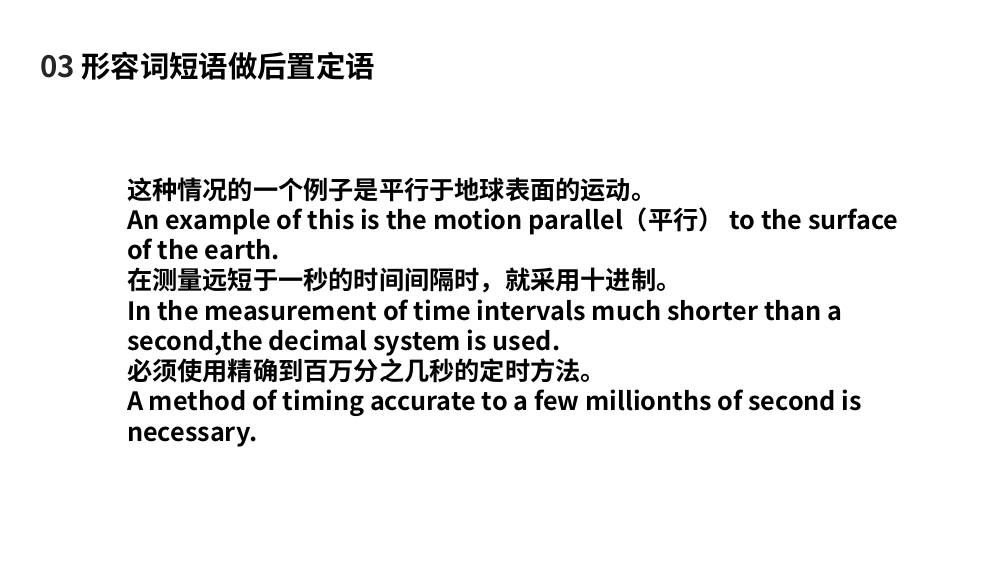
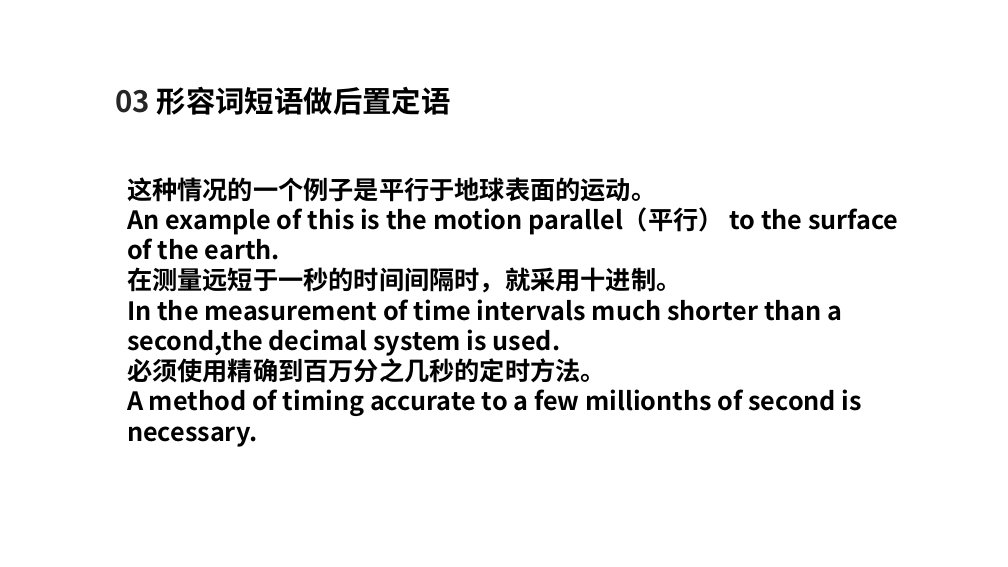
Before and after one commit to 164K/Shiyongkejiyingyufanyi, a slide deck: slide 13 of 杨派形容词.pptx (slide 11 before the commit). Drawn at 1008x567 pixels with LibreOffice and Linux fonts; fonts in the diff are those of the drawing; background and template pictures are left out. Boxes give left, top, right and bottom in pixels: in the first picture for what was removed or moved away, otherwise in the second. Text is boxed around its words. In the diff, an @@ line names an element or a change of style, - is before the commit and + after.

```diff
--- a/杨派形容词.pptx
+++ b/杨派形容词.pptx
@@ text "03 形容词短语做后置定语" moved from (x1=40, y1=51, x2=375, y2=80) to (x1=116, y1=86, x2=451, y2=115) @@
```
Also in this commit, not shown: 4 other slides changed, 1 slide removed, 10 other files.
